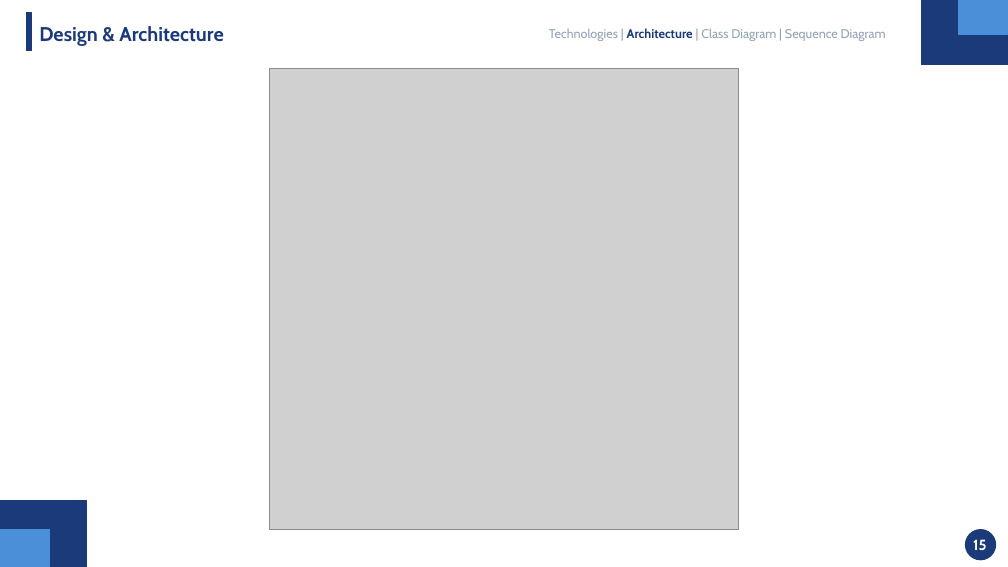
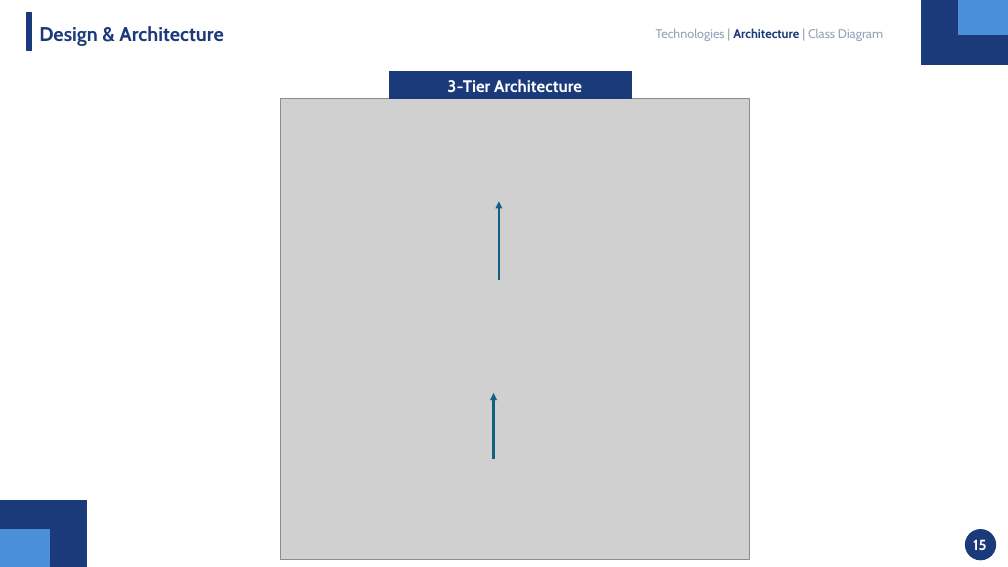
Before and after one commit to mahdi000666/DesignFlow, a slide deck: slide 15 of docs/Presentation.pptx. Drawn at 1008x567 pixels with LibreOffice and Linux fonts; fonts in the diff are those of the drawing; grey boxes stand for pictures. Boxes give left, top, right and bottom in pixels: in the first picture for what was removed or moved away, otherwise in the second. Text is boxed around its words. In the diff, an @@ line names an element or a change of style, - is before the commit and + after.

Commit message:
Presentation 4

```diff
--- a/docs/Presentation.pptx
+++ b/docs/Presentation.pptx
@@ text at box(656, 28, 883, 41): text changed @@
-Technologies | Architecture | Class Diagram | Sequence Diagram
+Technologies | Architecture | Class Diagram
@@ rectangle added at box(389, 72, 631, 99), fill #1B3A7A, outline #1B3A7A 1 pt @@
@@ text added at box(447, 79, 582, 92), 16 pt, text #FFFFFF, bold @@
+  3-Tier Architecture
@@ picture: place and size @@
-picture at box(269, 69, 739, 530)
+picture at box(281, 99, 750, 560)
@@ arrow added from (499, 280) to (499, 201), #156082 2.25 pt @@
@@ arrow added from (494, 459) to (494, 393), #156082 2.25 pt @@
```
Also in this commit, not shown: 7 other slides changed, 14 slides added, 1 slide removed.
